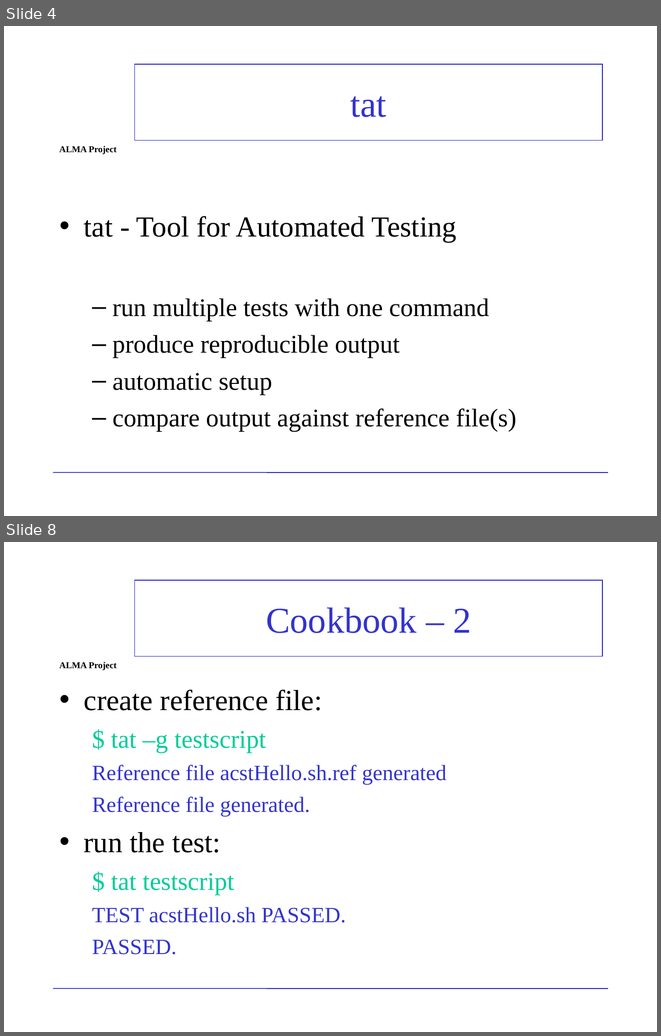
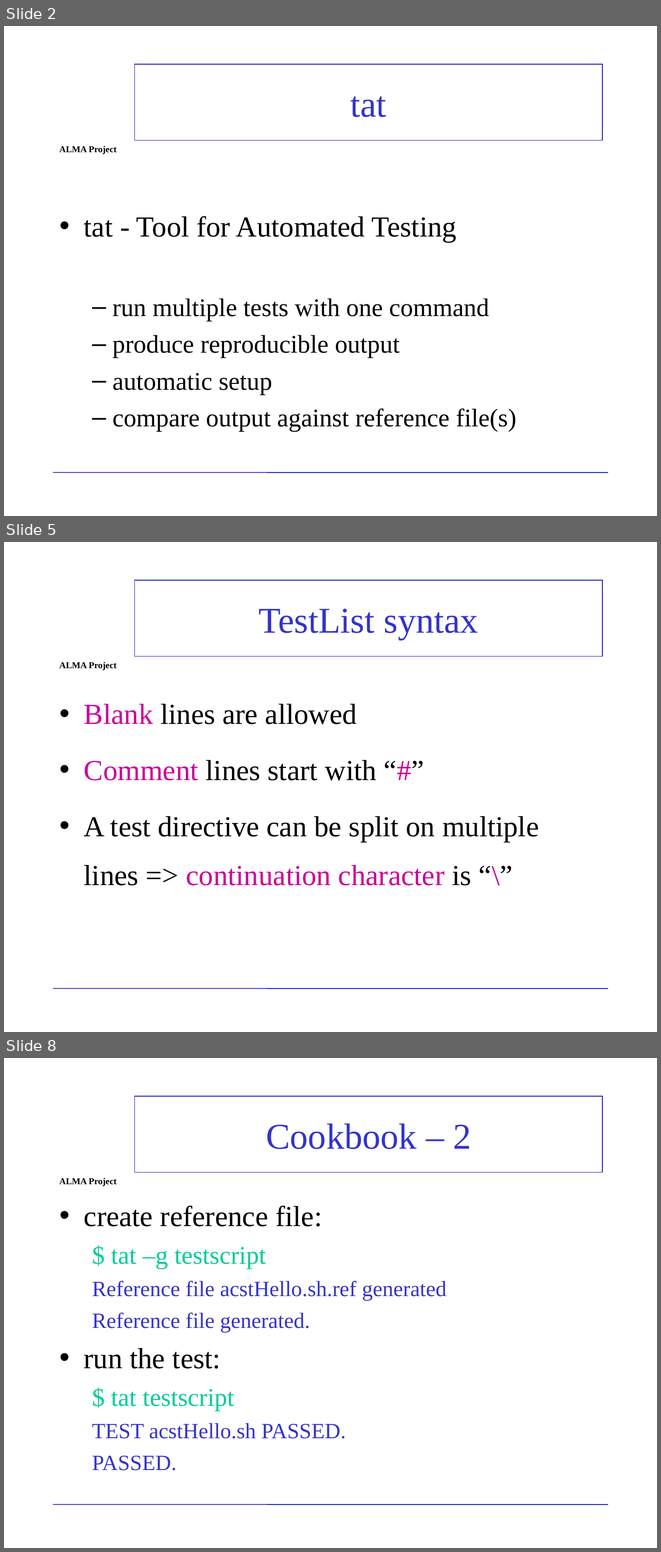
Before and after one commit to ACS-Community/ACS, a slide deck: Documents/ACS-Course/ACSCourse-TAT.ppt. Shown one above the other, each under a label of ours: slides 4 and 8 before the commit, slides 2, 5 and 8 after it; the slides between them are not shown. The pictures are 661x1036 and 661x1552 pixels, drawn with LibreOffice and Linux fonts; fonts in the diff are those of the drawing; background and template pictures are left out. Boxes give left, top, right and bottom in pixels: in the first picture for what was removed or moved away, otherwise in the second. Text is boxed around its words. In the diff, an @@ line names an element or a change of style, - is before the commit and + after.

```diff
--- a/Documents/ACS-Course/ACSCourse-TAT.ppt
+++ b/Documents/ACS-Course/ACSCourse-TAT.ppt
@@ slide 5 added at (x1=4, y1=542, x2=657, y2=1032), background picture (left out); not listed: 2 template elements that a slide beside it also shows @@
@@ title added at (x1=134, y1=580, x2=603, y2=656), outline #3333CC 0.99 pt, 40 pt, text #3333CC @@
+TestList syntax
@@ text added at (x1=84, y1=704, x2=539, y2=885), 32 pt, text #000000 @@
+• Blank lines are allowed
+• Comment lines start with “#”
+• A test directive can be split on multiple lines => continuation character is “\”
@@ page number added at (x1=472, y1=988, x2=608, y2=1021), 14 pt, text #FFFFFF @@
+5
@@ what was slide 4 is now slide 2 @@
```
Also in this commit, not shown: 6 slides changed, 1 other slide added, 2 slides removed.
